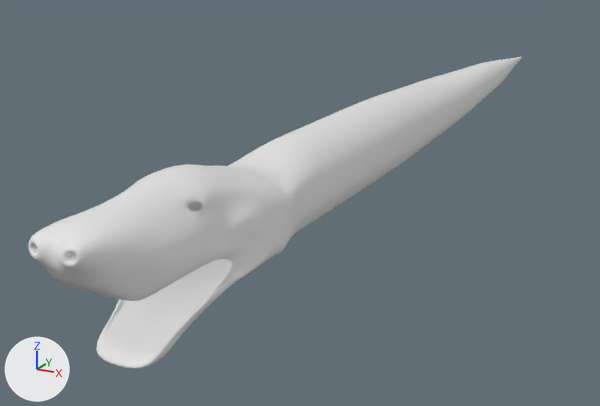
One commit to the Blender file scenes/lili_le_serpent.blend: the scene before it, then after it.
The view is the same before and after, from a 50 mm camera at (8.4, -14.4, 5.5) aimed at (-2.3, 5.6, -2.1). The lights are fixed; the arrows at lower left show +X, +Y and +Z.
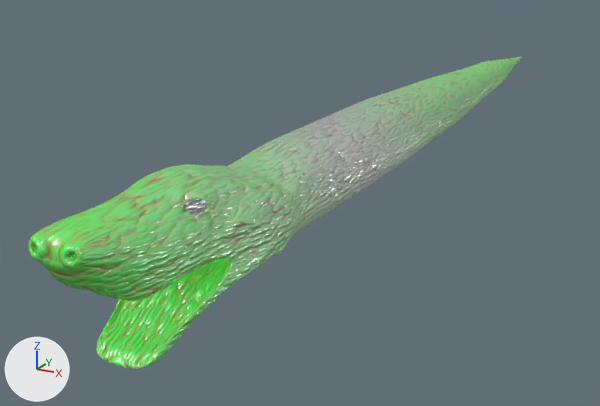
Location of each change, (x1, y1, x2, y2) in pixels of the pictures (600 x 406 px):
part 1 of me_cube, built on: before (121, 59, 515, 331); after (117, 58, 516, 337)
part 2 of me_cube, recoloured (white to green): (28, 57, 522, 369) in both

What changed in the scene script:
```text
Add ng_pbr_dielectric:
    ng_pbr_dielectric = bpy.data.node_groups.new('PBR Dielectric', 'ShaderNodeTree')
    # nodes: BsdfDiffuse, Group, Math
    # colours: red #e7252e
Add ng_reflection:
    ng_reflection = bpy.data.node_groups.new('Reflection', 'ShaderNodeTree')
    # nodes: BsdfAnisotropic, Group, Math, Mix, MixShader
    # colours: white #ffffff
Add ng_fresnel:
    ng_fresnel = bpy.data.node_groups.new('Fresnel', 'ShaderNodeTree')
    # nodes: Fresnel, LayerWeight, Math, Mix, NewGeometry
Add mat_scales:
    mat_scales = bpy.data.materials.new('Scales')
    # nodes: Bump, Group, Invert, Math, OutputMaterial, TexCoord, TexVoronoi, ValToRGB
    # colours: orange #db692a, green #1cff44
Change me_cube:
    used by ob_cube; location = (0.0, 0.0, 0.0)
    remove me_cube.from_pydata(...)  # 363 vertices, 334 faces; spans x 0.0..1.2, y -6.4..21.6, z -1.5..1.6
    add me_cube.from_pydata(...)  # 518 vertices, 476 faces; spans x 0.0..1.2, y -6.4..21.6, z -1.5..1.6
    me_cube part 1
    2 vertices are removed from x 0.6..0.7, y -3.4..-3.1, z 0.2
    130 faces are deleted
    3 vertices in x 0.0..0.6, y -4.9..-4.8, z 0.1..0.2 move by (0.0, 0.0, 0.1)
    6 vertices move from x 0.0..0.7, y -3.9..-3.4, z 0.2..1.2 to x 0.0..0.7, y -3.9..-2.9, z 0.3..1.2
    64 vertices are added at x 0.0..1.0, y -4.2..18.4, z -0.8..1.0
    22 new vertices lie (0.0, 0.6, 0.0) away from vertices in x 0.0..1.0, y 0.5..1.8, z -0.9..1.2
    15 new vertices lie (0.0, 0.9, 0.0) away from vertices in x 0.0..1.0, y 4.3..5.9, z -0.9..1.2
    14 new vertices lie (0.0, 1.3, 0.0) away from vertices in x 0.0..0.9, y 7.7..12.0, z -0.6..0.9
    13 new vertices lie (0.0, -0.6, 0.0) away from vertices in x 0.0..1.0, y -2.9..4.3, z -0.9..1.2
    10 new vertices lie (0.0, -0.8, 0.0) away from vertices in x 0.0..0.9, y 9.8..14.1, z -0.7..1.0
    14 new vertices lie (0.0, -0.9, 0.0) away from vertices in x 0.0..0.9, y 7.7..16.4, z -0.8..1.1
    5 new vertices lie (-0.1, 1.3, 0.0) away from vertices in x 0.4..0.9, y 12.0, z -0.4..0.8
    272 new faces join them
    me_cube part 2: 204 faces spanning x 0.0..1.2, y -6.4..21.6, z -1.5..1.6 switch from no material to mat_scales
```
